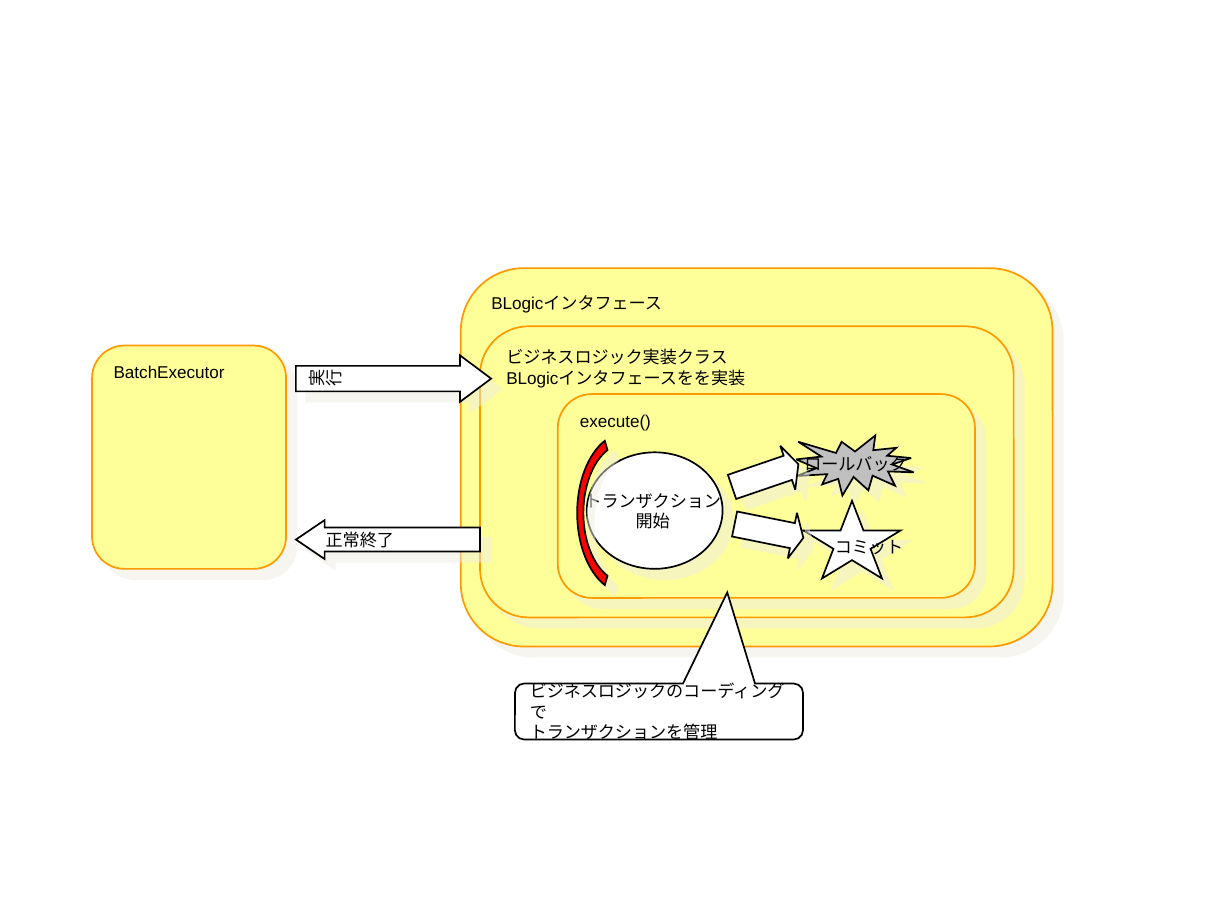
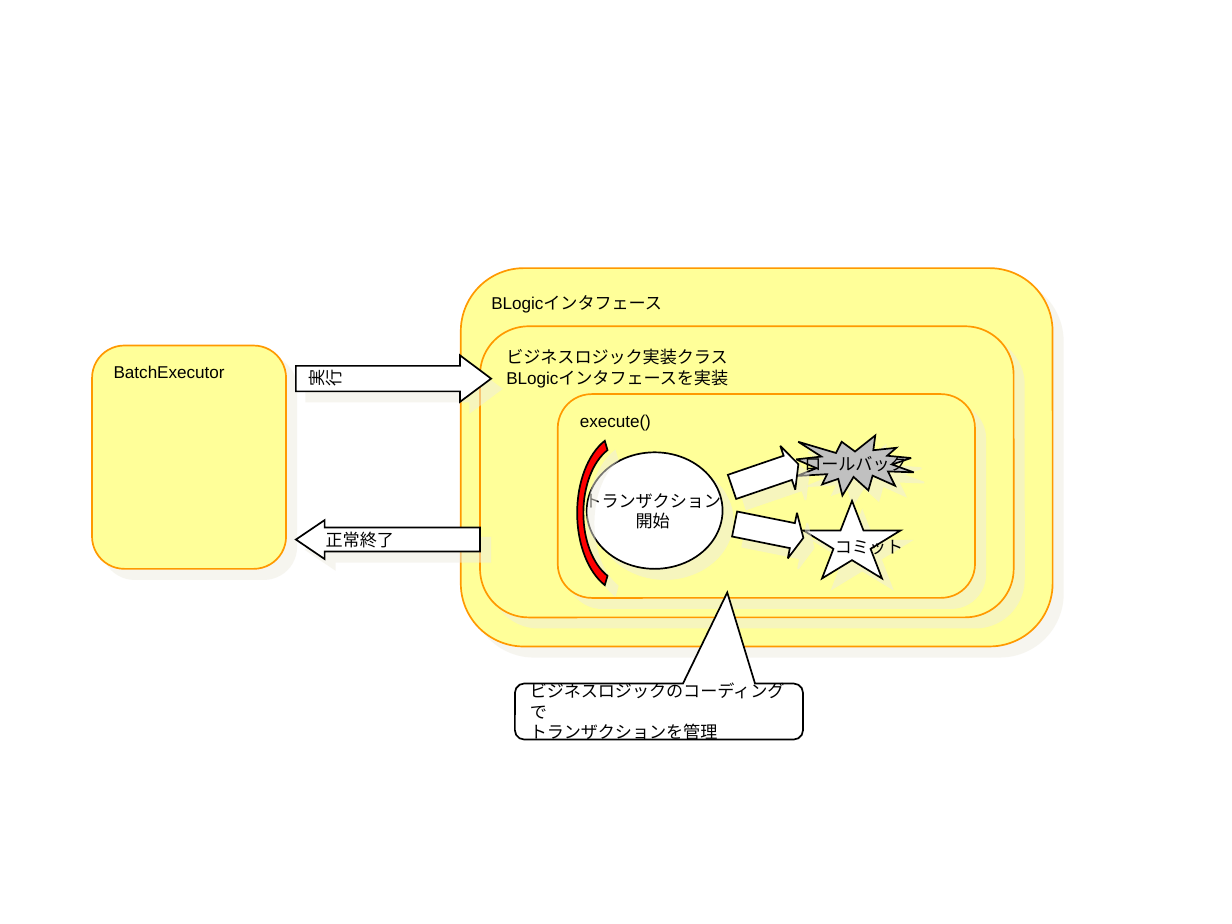
Before and after one commit to terasoluna-batch/terasoluna-doc, a slide deck: slide 5 of function/素材/BL-01～BL05 TERASOLUNA Batch Framework for Java ver3.x本体説明書の図.pptx. Drawn at 1232x924 pixels with LibreOffice and Linux fonts; fonts in the diff are those of the drawing. Boxes give left, top, right and bottom in pixels: in the first picture for what was removed or moved away, otherwise in the second. Text is boxed around its words. In the diff, an @@ line names an element or a change of style, - is before the commit and + after.

```diff
--- a/function/素材/BL-01～BL05 TERASOLUNA Batch Framework for Java ver3.x本体説明書の図.pptx
+++ b/function/素材/BL-01～BL05 TERASOLUNA Batch Framework for Java ver3.x本体説明書の図.pptx
@@ text in rounded rectangle at box(506, 370, 728, 388): text changed @@
-BLogicインタフェースをを実装
+BLogicインタフェースを実装
```
Also in this commit, not shown: 2 other files.
